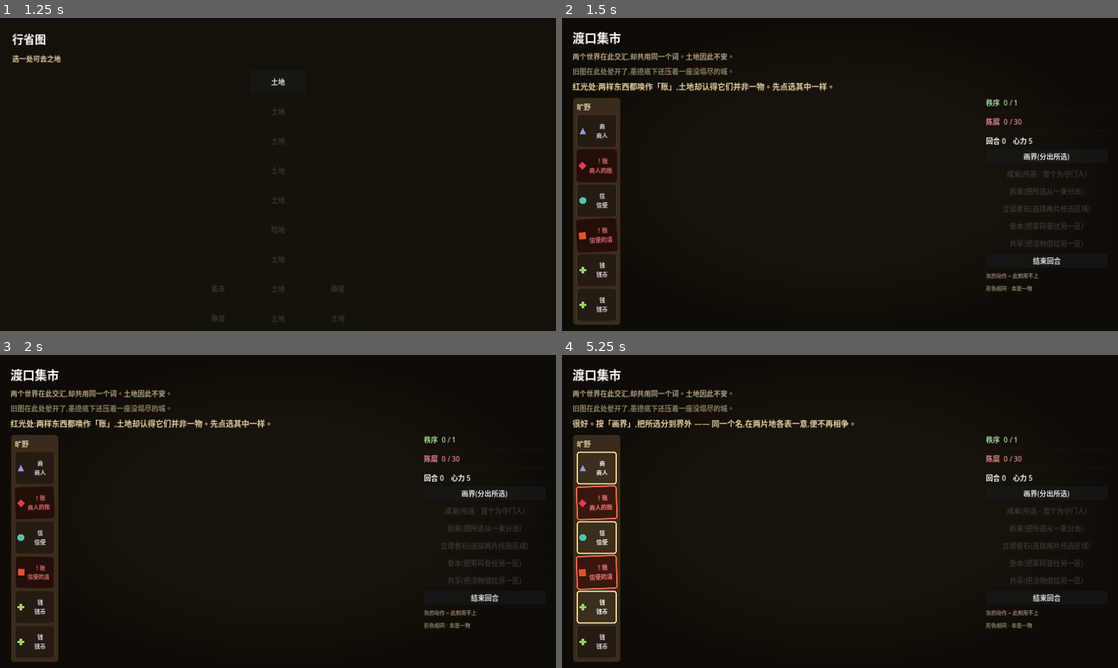
Above: before the commit, frames 1-4 (two rows, left to right).
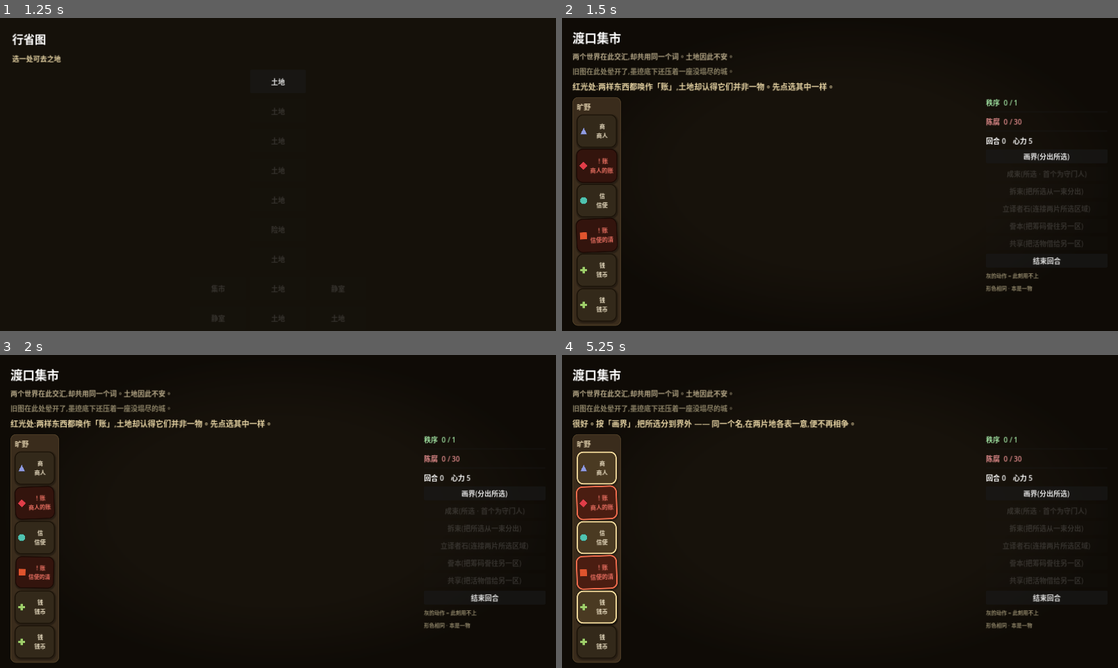
Above: after the commit, the same moments.

Repository: HelloKuoty/bounds
Game: Godot game, scene res://scenes/main/Main.tscn
The game is run twice, just before and just after one commit, with the same random seed, the same clock (stepped at 60 frames per second) and the same inputs.
Inputs:
- Up to frame 1 (1.25 s): click "启程" at 0.5 s
- Up to frame 2 (1.5 s): click "土地" at 1.25 s
- Up to frame 3 (2 s): no input
- Up to frame 4 (5.25 s): click "商 商人" at 2 s; click "！账 商人的账册" at 2.75 s; click "信 信使" at 3.5 s; click "！账 信使的清单" at 4.25 s; click "钱 钱币" at 5 s

Frame 1 is identical in both runs. In frame 2, 0.6% of the frame differs, in the area x 1-11%, y 25-99%; in frame 3, 0.6%; in frame 4, 0.8%.

Commit message:
iter-14: pieces as seals — rounded, shadowed chips on the map (顾屿)
承接 iter-11 大评(顾屿, 代码能做的最后一块近似美术):
- 棋子: 圆角14 + 投影 + 暖纸片底(33291a) + 暖墨字(ece0c4) → "印章/筹码"落在地图上有厚度, 不再是调试矩形
- 区域面板: 暖墨边框 + 投影 = 旧地图上的地块
- +1 回归测试 → 89绿, smoke通关, LOAD 0
完整插画仍需真画师(外部); 这是代码近似的上限.

Co-Authored-By: Claude Opus 4.8 (1M context) <noreply@anthropic.com>

Diff:
--- a/scripts/ui/territory_view.gd
+++ b/scripts/ui/territory_view.gd
@@ -274,10 +274,12 @@
 	var panel := PanelContainer.new()
 	var sb := StyleBoxFlat.new()
 	sb.bg_color = PALETTE[region % PALETTE.size()]
-	sb.set_corner_radius_all(8)
+	sb.set_corner_radius_all(12)
 	sb.set_content_margin_all(10)
-	sb.border_color = Color("120d07")
+	sb.border_color = Color("4a3a24")  # warm sepia ink line — a plot on an old map
 	sb.set_border_width_all(2)
+	sb.shadow_color = Color(0, 0, 0, 0.25)
+	sb.shadow_size = 3
 	panel.add_theme_stylebox_override("panel", sb)
 
 	var vb := VBoxContainer.new()
@@ -310,11 +312,13 @@
 	btn.add_theme_font_size_override("font_size", 13)
 	# A selected piece wears a thick bright ring. The cue is border *thickness*,
 	# not hue — so it survives colour-blindness and keyboard-only play. (周棠, iter-07)
-	btn.add_theme_stylebox_override("normal", _piece_box(Color("241c12"), Color("4a3c28"), 1))
-	btn.add_theme_stylebox_override("hover", _piece_box(Color("2e2415"), Color("6a5436"), 1))
-	var ring := _piece_box(Color("3a2e1c"), Color("f0d89a"), 3)
+	btn.add_theme_stylebox_override("normal", _piece_box(Color("33291a"), Color("1b1308"), 2))
+	btn.add_theme_stylebox_override("hover", _piece_box(Color("40331f"), Color("2a1e0e"), 2))
+	var ring := _piece_box(Color("4a3a22"), Color("f0d89a"), 3)
 	btn.add_theme_stylebox_override("pressed", ring)
 	btn.add_theme_stylebox_override("focus", ring)
+	for st in ["font_color", "font_hover_color", "font_pressed_color", "font_focus_color"]:
+		btn.add_theme_color_override(st, Color("ece0c4"))  # warm ink, like a stamped mark
 	btn.icon = _meaning_icon(p["meaning"])  # the essence badge — read the board, not the glyphs
 	btn.add_theme_constant_override("h_separation", 5)
 	btn.vertical_icon_alignment = VERTICAL_ALIGNMENT_CENTER
@@ -737,8 +741,11 @@
 	sb.bg_color = bg
 	sb.border_color = border
 	sb.set_border_width_all(w)
-	sb.set_corner_radius_all(6)
-	sb.set_content_margin_all(4)
+	sb.set_corner_radius_all(14)  # a rounded seal/token, not a debug rectangle (顾屿, iter-14)
+	sb.set_content_margin_all(6)
+	sb.shadow_color = Color(0, 0, 0, 0.33)  # a little depth — the chip sits on the map
+	sb.shadow_size = 4
+	sb.shadow_offset = Vector2(1, 2)
 	return sb
 
 
--- a/tests/test_territory_view.gd
+++ b/tests/test_territory_view.gd
@@ -252,3 +252,18 @@
 	view._release_bloom(0.42)  # not inside tree → no tween, no change, no crash
 	assert_eq(view._flash.color.a, 0.0, "stays transparent when detached")
 	view.free()
+
+
+func test_pieces_look_like_seals_not_rectangles() -> void:
+	# 顾屿(iter-14): pieces read as rounded, shadowed seals sitting on the map —
+	# not flat debug rectangles. (Full illustrated art still needs a real artist.)
+	var board := BoardState.new()
+	board.load_territory(TerritoryDatabase.get_territory("the_crossing"))
+	var view := TerritoryView.new()
+	view.setup(board, {})
+	var sb: StyleBox = view._piece_widgets[view._ordered_pieces[0]].get_theme_stylebox("normal")
+	assert_true(sb is StyleBoxFlat, "a piece has a styled chip")
+	var f := sb as StyleBoxFlat
+	assert_true(f.get_corner_radius(CORNER_TOP_LEFT) >= 10, "rounded like a seal, not a sharp rectangle")
+	assert_true(f.shadow_size >= 1, "it casts a little shadow — it sits on the map")
+	view.free()
Not shown, changed: docs/index.html
Not shown, changed: docs/index.pck
Not shown, added: team/iterations/iter-14.md
